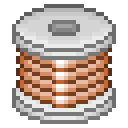
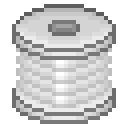
Layered file, before and after one edit (128x128). Changes by layer:
added layer "Aluminium" above "Silver (color overlay this one)" over [16,48,112,108]
renamed "Copper" to "Copper_old", hid it, moved it above "Steel_old" over [16,48,112,108]
renamed "Steel" to "Steel_old", hid it, moved it above "Steel_old_old" over [16,48,112,108]
